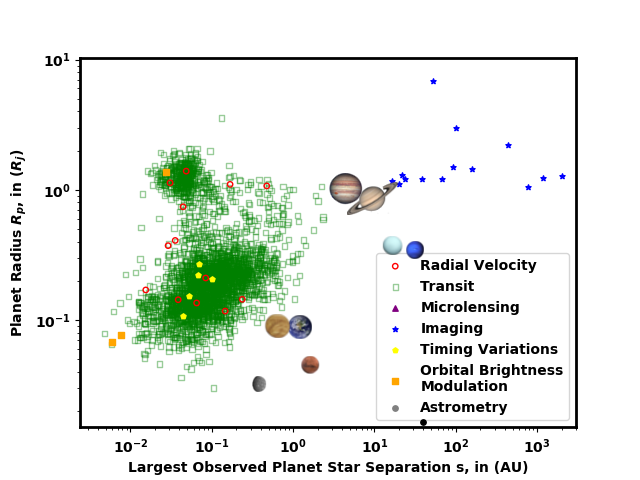
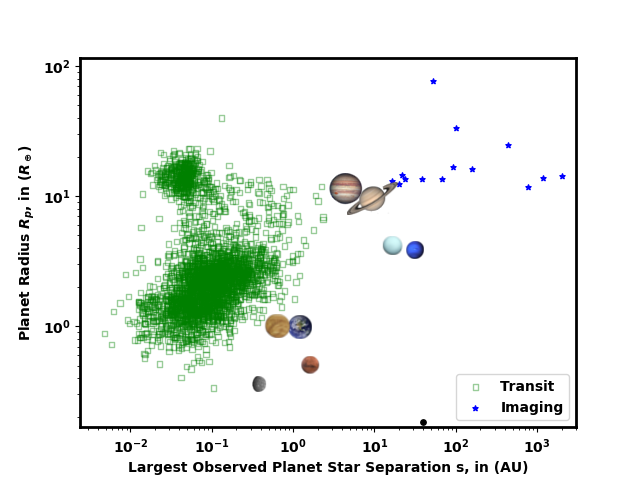
Comparing the layer stacks of the two 640x480 images. Changes:
added layer "Pasted Layer" above "pennyPlotwSolarPlanets__.png" over [10, 53, 571, 422]
hid "pennyPlotwSolarPlanets__.png" over [10, 53, 571, 422]
